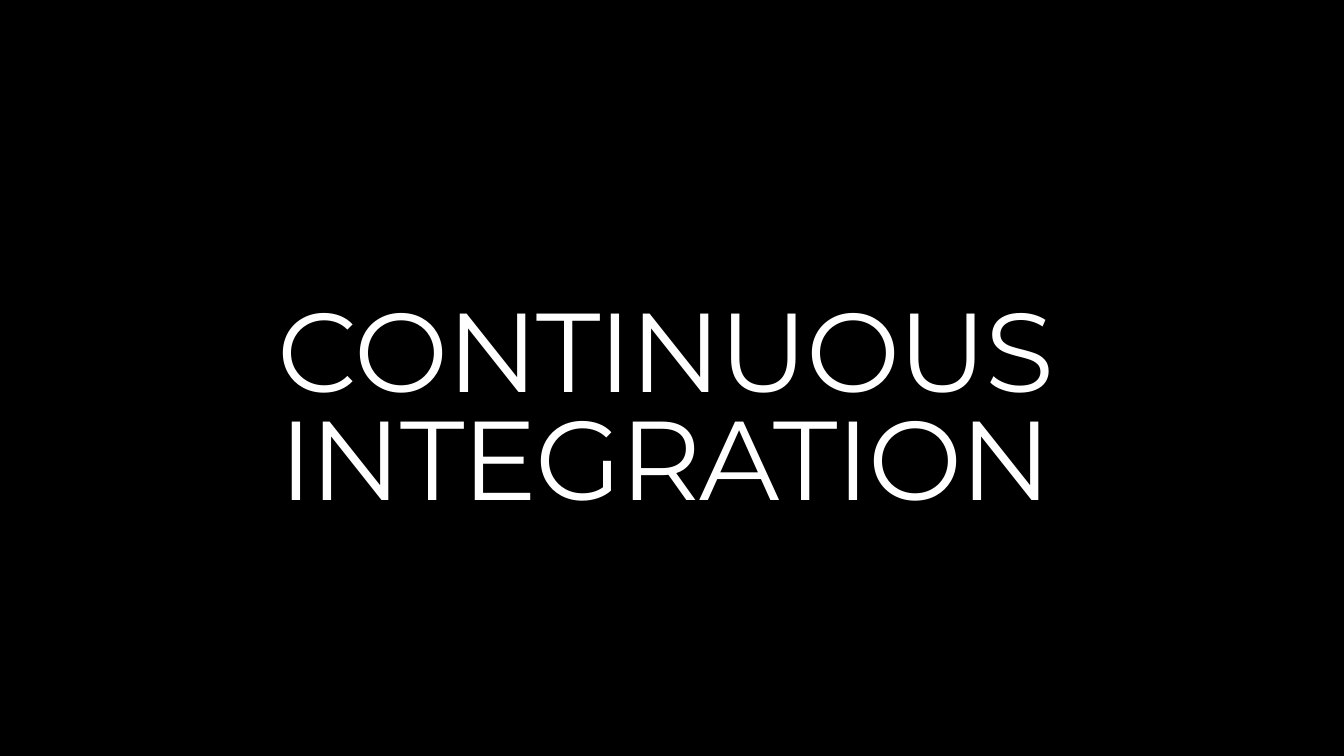
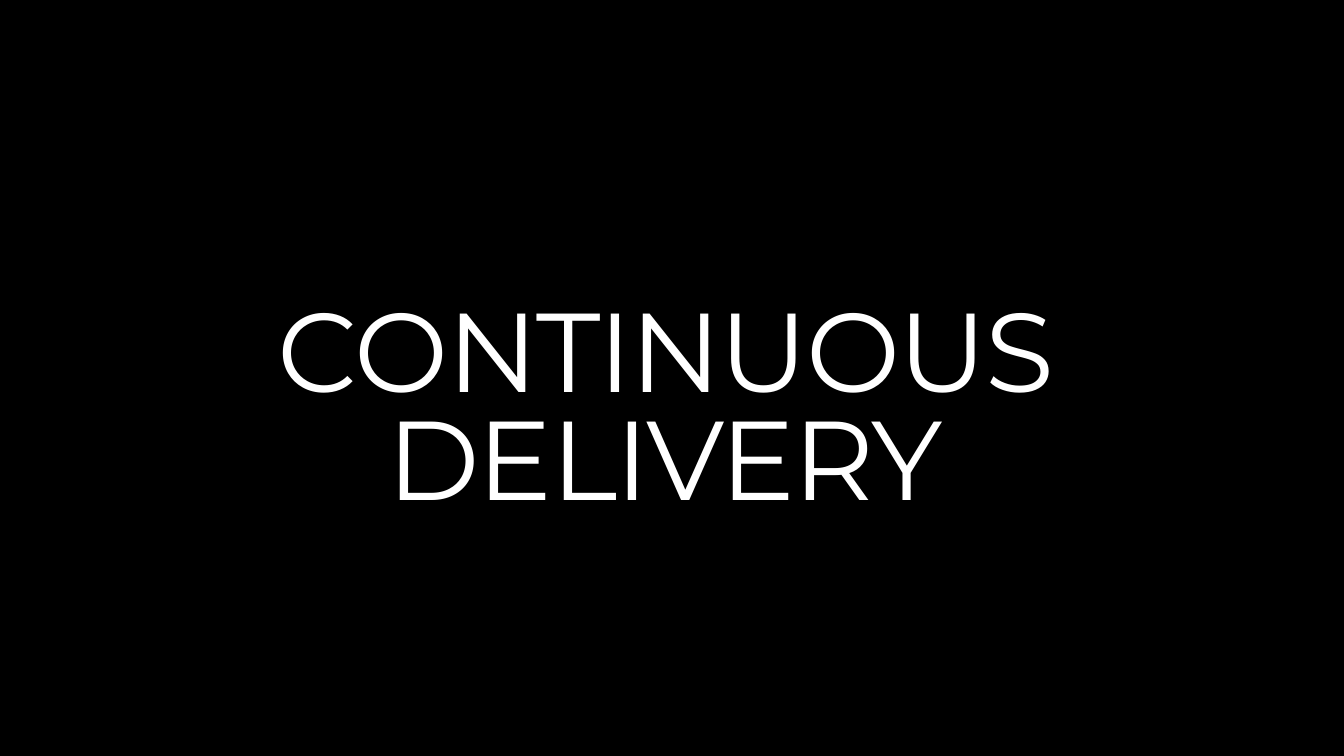
Before and after one commit to endless-upgrade/DevOpsHours, a slide deck: slide 4 of DEVOPS-3-TODO.pptx. Drawn at 1344x756 pixels with LibreOffice and Linux fonts; fonts in the diff are those of the drawing; background and template pictures are left out. Boxes give left, top, right and bottom in pixels: in the first picture for what was removed or moved away, otherwise in the second. Text is boxed around its words. In the diff, an @@ line names an element or a change of style, - is before the commit and + after.

```diff
--- a/DEVOPS-3-TODO.pptx
+++ b/DEVOPS-3-TODO.pptx
@@ title at (278,313,1055,500): text changed @@
-CONTINUOUS INTEGRATION
+CONTINUOUS DELIVERY
```
Also in this commit, not shown: 2 other slides changed, 1 slide added, 1 slide removed, 1 other file.
